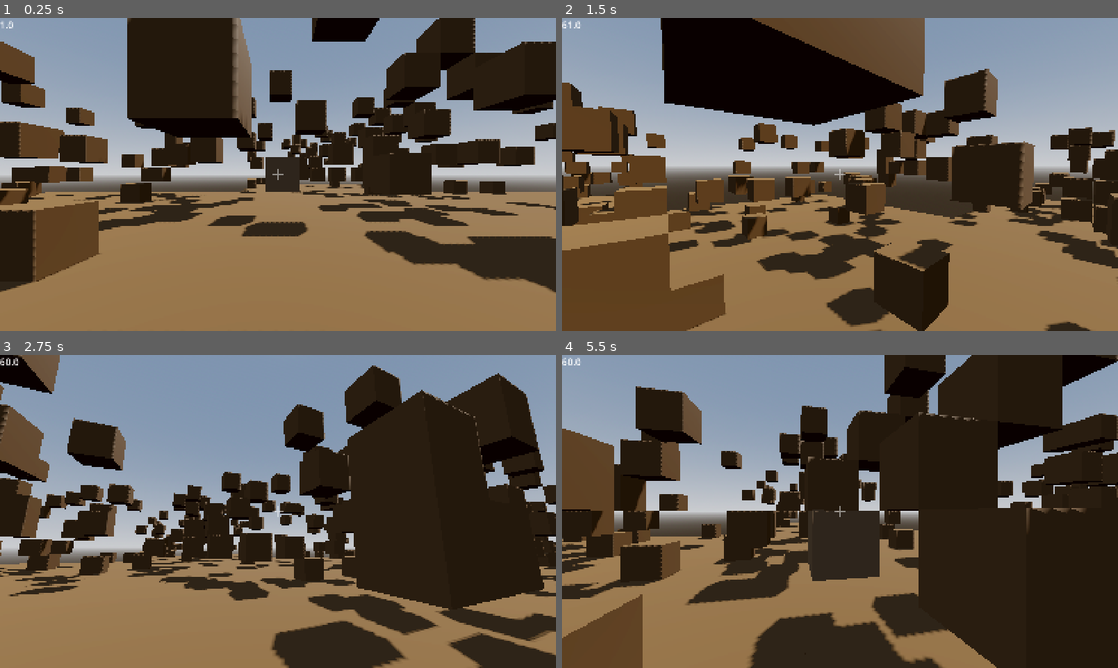
Above: before the commit, frames 1-4 (two rows, left to right).
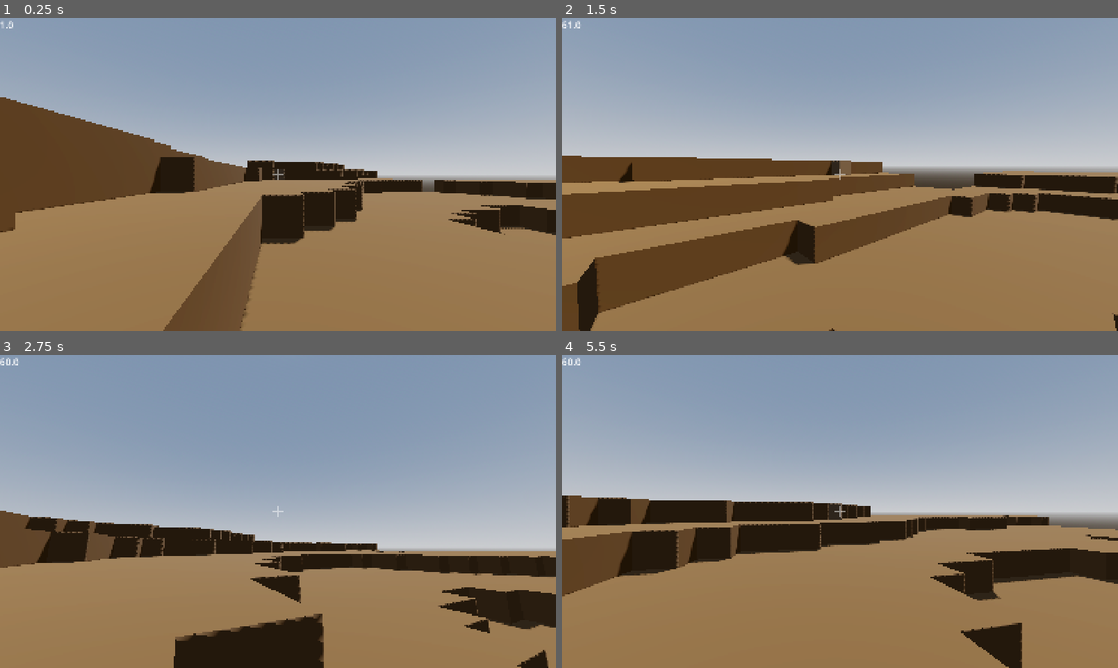
Above: after the commit, the same moments.

Repository: PixelSaver/PlacePixels
Game: Godot game, scene res://scriptsnscenes/main.tscn
Two runs of this game, one before a commit and one after it. Both use one fixed random seed, a clock stepped at 60 frames per second and the inputs below.
Inputs (mouse positions are in pixels of both pictures, inside the frame that each line leads up to):
- Up to frame 1 (0.25 s): no input
- Up to frame 2 (1.5 s): tap Enter at 0.5 s; move the mouse to (867, 174) at 0.52 s; hold W (up) from 0.53 s (still down); click (867, 174) at 0.6 s; tap Space (jump) at 0.77 s; move the mouse to (812, 174) at 1.27 s; right-click (812, 174) at 1.35 s
- Up to frame 3 (2.75 s): keep holding W (up); tap Space (jump) at 1.52 s; move the mouse to (289, 505) at 2.02 s; click (289, 505) at 2.1 s
- Up to frame 4 (5.5 s): keep holding W (up); move the mouse to (834, 517) at 2.77 s; right-click (834, 517) at 2.85 s; tap Space (jump) at 3.02, 3.77, 4.52 s; move the mouse to (878, 514) at 3.52 s; click (878, 514) at 3.6 s; move the mouse to (795, 508) at 4.27 s; right-click (795, 508) at 4.35 s; move the mouse to (845, 511) at 5.02 s; click (845, 511) at 5.1 s

The runs differ from the first frame. In frame 1, 50% of the frame differs, in the area x 0-100%, y 0-100%; in frame 2, 51%; in frame 3, 48%; in frame 4, 59%.

Commit message:
Random generation of terrain using FastNoiseLite

Diff:
--- a/scriptsnscenes/player/player.gd
+++ b/scriptsnscenes/player/player.gd
@@ -19,7 +19,7 @@
 func _ready() -> void:
 	Global.player = self
 	Input.mouse_mode = Input.MOUSE_MODE_CAPTURED
-	Global.player_chunk_update.emit(Vector2i.ZERO)
+	#Global.player_chunk_update.emit(Vector2i.ZERO)
 
 func _physics_process(delta: float) -> void:
 	if not is_on_floor():
--- a/scriptsnscenes/worldgen/world_gen.gd
+++ b/scriptsnscenes/worldgen/world_gen.gd
@@ -5,6 +5,7 @@
 var loaded_chunks : Dictionary = {}
 var rebuild_queue: Array[Vector2i] = []
 const MAX_REBUILDS_PER_FRAME = 1
+var noise : FastNoiseLite
 
 func _ready():
 	Global.world_gen = self
@@ -14,11 +15,23 @@
 			add_chunk(Vector2i(x, y))
 
 	for chunk in loaded_chunks.values():
-		_generate_flat_world(chunk)
+		_generate_noise_world(chunk)
 	for chunk in loaded_chunks.values():
 		chunk.build_mesh(_get_neighbor_chunks(chunk.chunk_position))
 
+	_setup_noise()
+
 	Global.player_chunk_update.connect(_on_player_chunk_update)
+
+func _setup_noise():
+	noise = FastNoiseLite.new()
+	noise.seed = randi()
+	noise.noise_type = FastNoiseLite.TYPE_SIMPLEX       # or TYPE_PERLIN, etc.
+	noise.frequency = 0.01                              # controls scale of features
+	noise.fractal_type = FastNoiseLite.FRACTAL_FBM # fractal for multi‑octave
+	noise.fractal_octaves = 4
+	noise.fractal_lacunarity = 2.0
+	noise.fractal_gain = 0.5
 
 func _process(_delta: float) -> void:
 	for i in min(MAX_REBUILDS_PER_FRAME, rebuild_queue.size()):
@@ -72,6 +85,17 @@
 		var ry = 2 + randi() % 6
 		var rz = randi() % Chunk.CHUNK_SIZE
 		chunk.set_block(Vector3i(rx, ry, rz), 1)
+func _generate_noise_world(chunk: Chunk):
+	if not noise: await get_tree().process_frame
+	for x in range(Chunk.CHUNK_SIZE):
+		for z in range(Chunk.CHUNK_SIZE):
+			if not chunk: continue
+			# Get noise value (-1..1), map to a height
+			var n = noise.get_noise_2d(x+chunk.global_position.x, z+chunk.global_position.z)
+			var height = int((n + 1) * 4)  # scale to 0..8 blocks
+
+			for y in range(height):
+				chunk.set_block(Vector3i(x, y, z), 1)  # stone
 
 ## Helper: gather neighboring chunks for proper face culling
 func _get_neighbor_chunks(center_pos: Vector2i) -> Dictionary:
@@ -126,7 +150,7 @@
 	if loaded_chunks.has(chunk_pos):
 		return
 	var added_chunk = add_chunk(chunk_pos)
-	_generate_flat_world(added_chunk)
+	_generate_noise_world(added_chunk)
 func _unload_chunk(chunk_pos:Vector2i):
 	if not loaded_chunks.has(chunk_pos):
 		return
